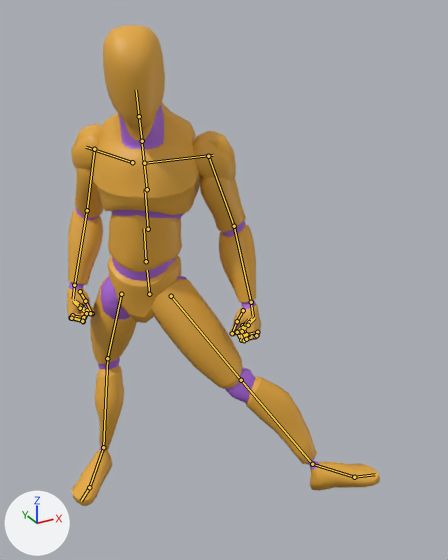
The glTF model public/models/quaternius/blender-kicks-core.glb, before and after one commit.
Camera for both pictures: a 50 mm lens placed at (-0.745, -1.853, 1.819), pointed at (0.194, -0.147, 0.966). Arrows for +X, +Y and +Z are at lower left; the lights stay in place. The first picture is the older version. Both versions are drawn at frame 12 of the action 'BF_LowKick_L'; the numbers are the values there. The bones that change, and the others that lie on the model, are drawn over the model as lines.

Names of what the first picture shows: 'Mannequin'.
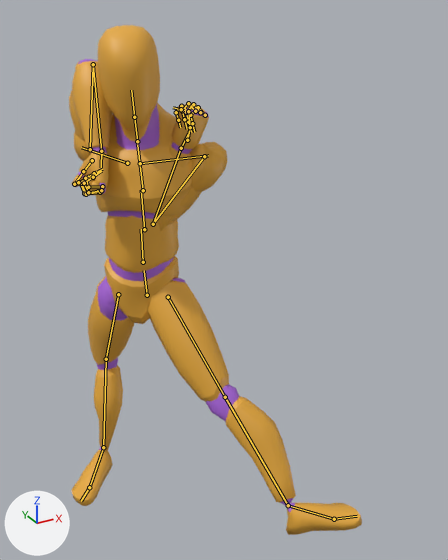
What differs and where, as boxes [x1, y1, x2, y2] in the pictures (448 x 560 px):
'Mannequin', posed (6% narrower, 6% taller)
    before: [67, 25, 380, 506]
    after: [69, 25, 362, 535]
bone 'pelvis', root to tip
    before: (149, 294) to (147, 270)
    after: (147, 295) to (144, 270)
bone 'upperarm_l', root to tip
    before: (208, 156) to (234, 226)
    after: (204, 156) to (153, 224)
bone 'lowerarm_l', root to tip
    before: (234, 226) to (251, 302)
    after: (153, 224) to (181, 148)
bone 'upperarm_r', root to tip
    before: (94, 149) to (87, 210)
    after: (90, 149) to (93, 64)
bone 'lowerarm_r', root to tip
    before: (87, 210) to (74, 285)
    after: (93, 64) to (101, 151)
bone 'thigh_l', root to tip
    before: (171, 296) to (241, 380)
    after: (168, 297) to (225, 397)
bone 'foot_l', root to tip
    before: (312, 464) to (354, 477)
    after: (288, 505) to (334, 519)
bone 'thigh_r', root to tip
    before: (121, 294) to (107, 358)
    after: (118, 294) to (106, 359)

The change in detail:
Bone 'pelvis' (bone_pelvis) moves from (0.005, -0.052, -0.003) to (-0.007, -0.052, -0.002).
Bone 'upperarm_l' (bone_upperarm_l) turns from (-2, -1, -69) to (38, 44, -96) degrees about its own x, y and z.
Bone 'lowerarm_l' (bone_lowerarm_l) turns from (26, 0, 1) to (155, -3, 1) degrees about its own x, y and z.
Bone 'upperarm_r' (bone_upperarm_r) turns from (-7, 4, 69) to (-8, 47, -108) degrees about its own x, y and z.
Bone 'lowerarm_r' (bone_lowerarm_r) turns from (42, -17, 1) to (136, -17, 1) degrees about its own x, y and z.
Bone 'thigh_l' (bone_thigh_l) turns from (-1, 61, -40) to (-46, 68, -78) degrees about its own x, y and z.
Bone 'foot_l' (bone_foot_l) turns from (81, -8, -140) to (78, 11, -146) degrees about its own x, y and z.
Bone 'thigh_r' (bone_thigh_r) turns from (-58, 119, -35) to (-59, 120, -37) degrees about its own x, y and z.
